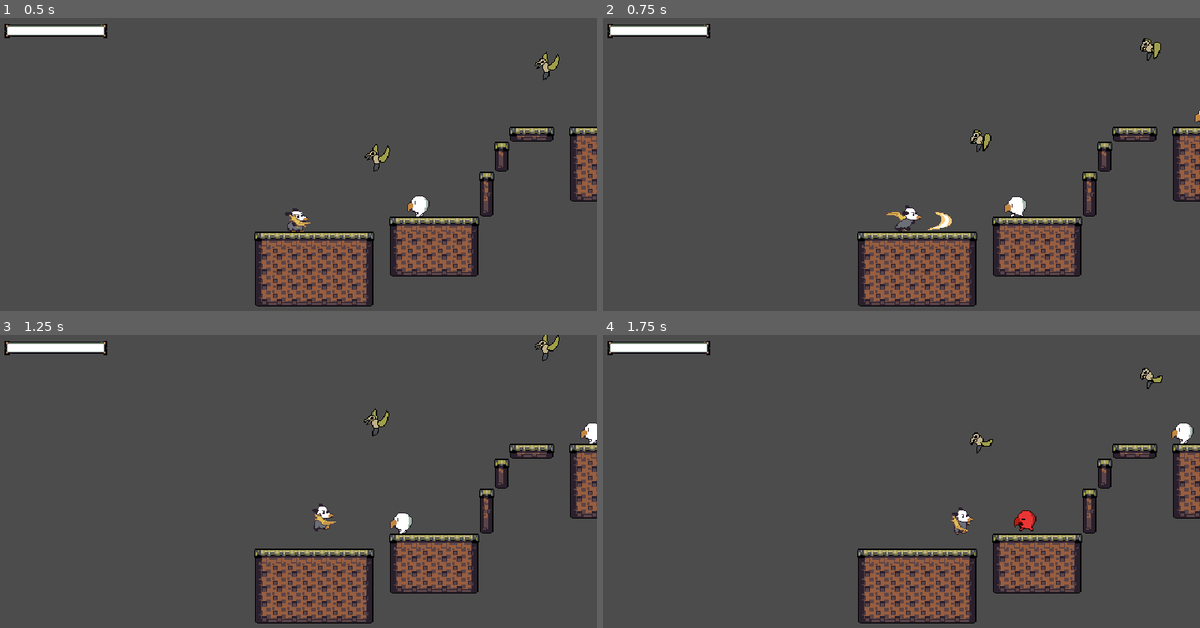
Above: before the commit, frames 1-4 (two rows, left to right).
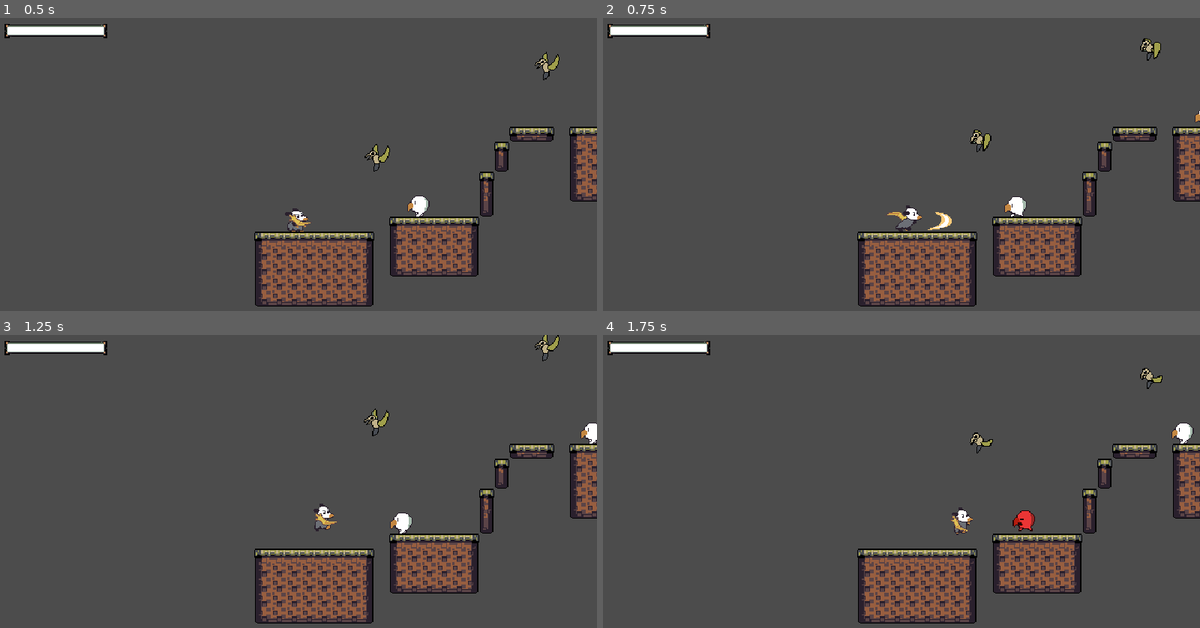
Above: after the commit, the same moments.

Repository: andhedrew/Didelphis
Game: Godot game, scene res://World.tscn
The game is run twice, just before and just after one commit, with the same random seed, the same clock (stepped at 60 frames per second) and the same inputs.
Inputs:
- Up to frame 1 (0.5 s): no input
- Up to frame 2 (0.75 s): hold D (right) from 0.53 s (still down); tap X (attack) at 0.6 s
- Up to frame 3 (1.25 s): keep holding D (right); tap Z (jump) at 0.77 s
- Up to frame 4 (1.75 s): keep holding D (right); tap X (attack) at 1.35 s; tap Z (jump) at 1.52 s

Frame 1 is identical in both runs. In frame 2, less than 0.1% of the frame differs, in the area x 47-54%, y 63-73%; in frame 3, less than 0.1%, in the area x 52-57%, y 57-68%; in frame 4, less than 0.1%.

Commit message:
Fixed player floating bug

Diff:
--- a/Actors/player.gd
+++ b/Actors/player.gd
@@ -84,10 +84,10 @@
 
 func walk_state(input, attack):
 	var jump :=  Input.is_action_just_pressed("jump")
-
-	velocity = move_and_slide(velocity, Vector2.UP)
-
 	apply_acceleration(input.x)
+	velocity = move_and_slide(velocity, Vector2.UP)
+
+
 
 	if was_on_floor and !is_on_floor():
 		coyote_timer.start()
